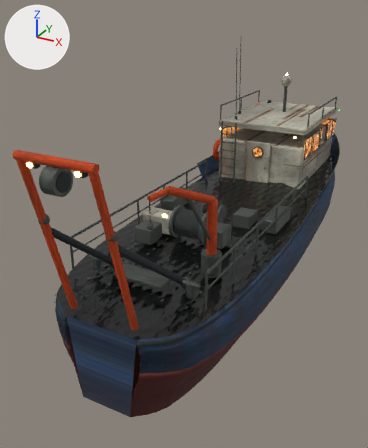
Renders of the glTF model models/web/boat.glb from each side of a commit.
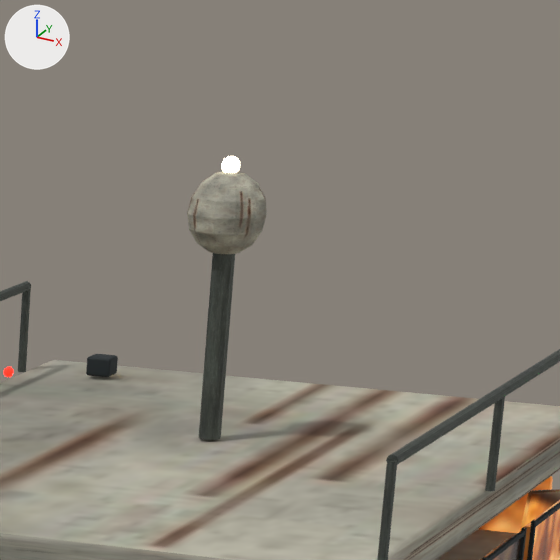
Old and new are each drawn whole from a 50 mm camera at (5.25, -13.27, 6.47) aimed at (-1.06, -1.79, 0.74) and again close up on the part from 69% to 90% of the width and 12% to 29% of the height. Lighting does not change. The marker at upper left points along +X, +Y and +Z. The first two pictures are the older version. Where no turn or scale is listed for an object, it has been applied to the vertices. Vertices at exactly the same position are counted once.

The scene before the commit, as lines of its bpy script (objects in view):
```python
me_mesh_5 = bpy.data.meshes.new('Mesh_5')
me_mesh_5.from_pydata(...)  # 16241 vertices, 31496 faces; spans x 2.09..6.49, y -23.26..-8.33, z 0.34..5.51
me_mesh_5.materials.append(mat_galvanized_steel)
me_mesh_6 = bpy.data.meshes.new('Mesh_6')
me_mesh_6.from_pydata(...)  # 310 vertices, 600 faces; spans x 0.78..3.57, y -20.1..-12.07, z 0.92..4.14
me_mesh_6.materials.append(mat_weathered_offwhite_superstructure)
me_mesh_7 = bpy.data.meshes.new('Mesh_7')
me_mesh_7.from_pydata(...)  # 776 vertices, 1496 faces; spans x 1.63..4.46, y -17.79..-13.86, z 1.32..1.97
me_mesh_7.materials.append(mat_window_lit)
ob_mesh_5 = bpy.data.objects.new('Mesh_5', me_mesh_5)
ob_mesh_5.location = (-4.29, 15.293, -0.054)
ob_mesh_6 = bpy.data.objects.new('Mesh_6', me_mesh_6)
ob_mesh_6.location = (-2.213, 16.766, 0.141)
ob_mesh_7 = bpy.data.objects.new('Mesh_7', me_mesh_7)
ob_mesh_7.location = (-3.043, 18.651, 0.821)
# also in view: 'Mesh_4' at (0.0, -0.46, 2.15)
```
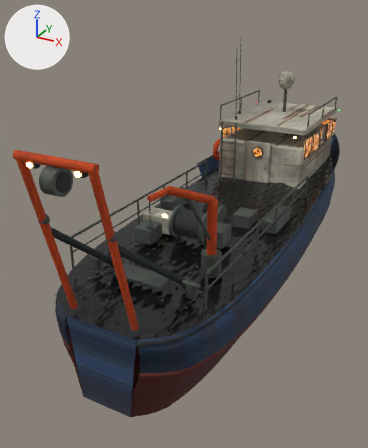
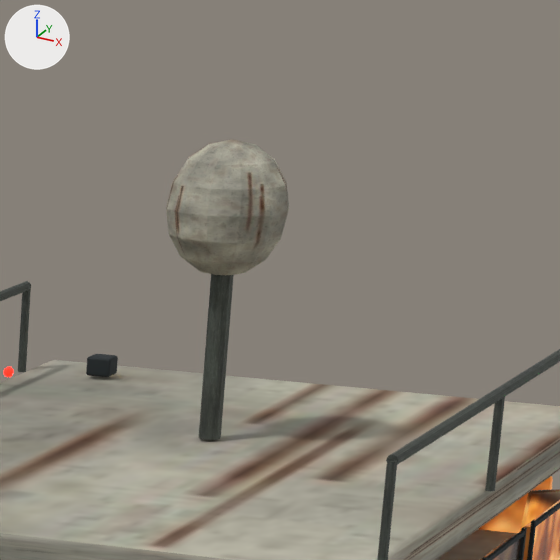
Boxes (x1, y1, x2, y2) around the edits, measured in the close-ups (560 x 560 px; the box of a moved part takes in the faces that stretch with it):
'Mesh_6', reshaped: before (0, 172, 560, 560); after (0, 139, 560, 560)
part 1 of me_mesh_6, moved or reshaped: before (187, 172, 267, 254); after (166, 139, 289, 275)

Diff of the bpy script that builds the scene:
```diff
--- a/models/web/boat.glb.py
+++ b/models/web/boat.glb.py
@@ me_mesh_6 @@
 # used by ob_mesh_6; location = (-2.213, 16.766, 0.141)
-me_mesh_6.from_pydata(...)  # 310 vertices, 600 faces; spans x 0.78..3.57, y -20.1..-12.07, z 0.92..4.14
+me_mesh_6.from_pydata(...)  # 310 vertices, 600 faces; spans x 0.78..3.57, y -20.1..-12.07, z 0.92..4.27
+# me_mesh_6 part 1
+# 35 vertices are removed from x 2.09..2.34, y -13.77..-13.52, z 3.78..4.14
+# 93 faces are deleted
+# 51 vertices move from x 2.04..2.39, y -13.82..-13.47, z 3.79..4.09 to x 1.94..2.48, y -13.92..-13.38, z 3.77..4.25
+# 35 vertices are added at x 2.02..2.38, y -13.84..-13.45, z 3.69..4.27
+# 93 new faces join them
 me_mesh_6.materials.append(mat_weathered_offwhite_superstructure)
```
